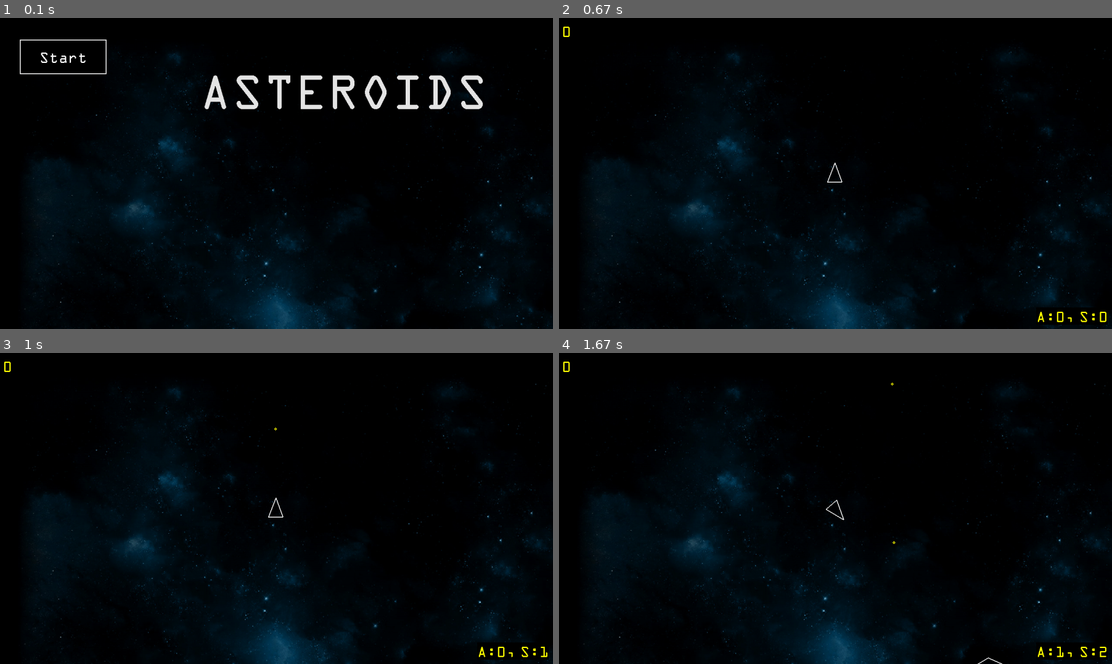
Above: before the commit, frames 1-4 (two rows, left to right).
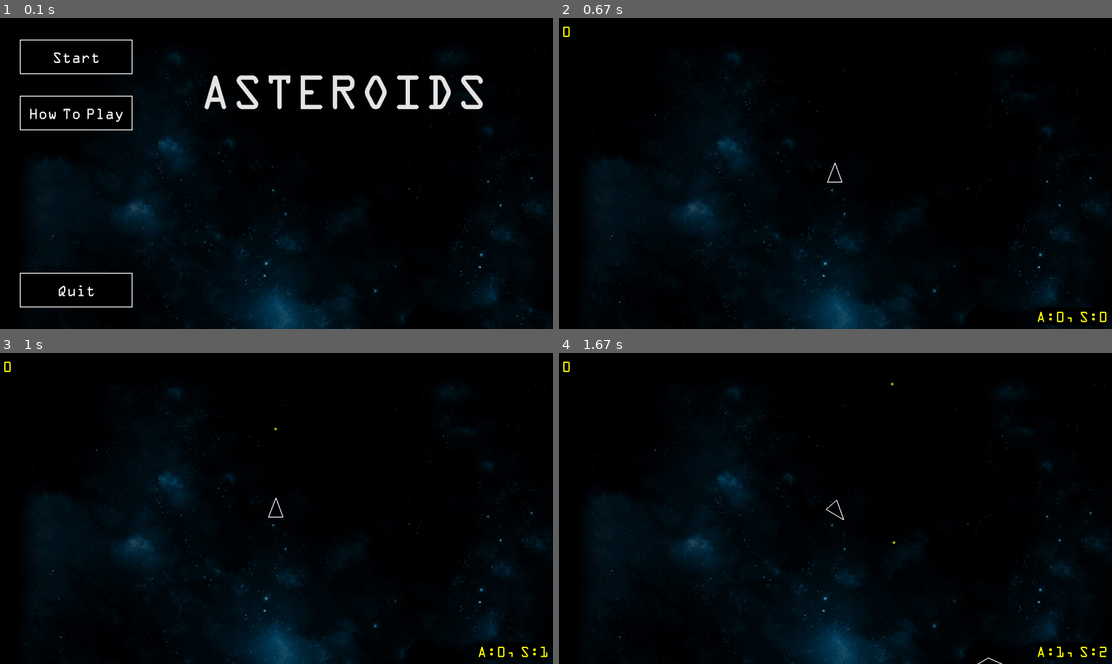
Above: after the commit, the same moments.

Repository: paulhunter/pygame-asteroids
Game: pygame game, started from main.py
The game is run twice, just before and just after one commit, with the same random seed, the same clock (stepped at 60 frames per second) and the same inputs.
Inputs:
- Up to frame 1 (0.1 s): no input
- Up to frame 2 (0.67 s): click "Start" at 0.38 s
- Up to frame 3 (1 s): tap Space at 0.67 s
- Up to frame 4 (1.67 s): hold Right 1-1.47 s; tap Space at 1.07, 1.37, 1.57 s; hold Up from 1.5 s (still down)

The runs differ from the first frame. In frame 1, 1.0% of the frame differs, in the area x 3-24%, y 6-94%; in frame 2, nothing differs; in frame 3, nothing differs; in frame 4, nothing differs.

Commit message:
WIP main menu buttons

Diff:
--- a/main.py
+++ b/main.py
@@ -37,6 +37,9 @@
     state.field.reset()
     state.player = Player(SCREEN_WIDTH / 2, SCREEN_HEIGHT / 2)
 
+def click_quit(state):
+    state.quit = True
+
 
 def main():
     print("Starting asteroids")
@@ -63,7 +66,7 @@
     # Game State Container
     state = types.SimpleNamespace()
     state.in_menu = True
-
+    state.quit = False
 
 
     # all game objects that can be updated.
@@ -92,21 +95,32 @@
     # Create the asteroid field
     state.field = AsteroidField()
 
-    # POC Button Tester
-    button = Button(50, 50, 200, 80, "Start")
-    button.onClick = lambda: click_start(state)
+    # Main Menu Buttons
+    # 130 Pixel Vertical Offsets
+    start_button = Button(50, 50, 260, 80, "Start")
+    start_button.onClick = lambda: click_start(state)
+
+    how_to_button = Button(50, 180, 260, 80, "How To Play")
+
+    quit_button = Button(50, 590, 260, 80, "Quit")
+    quit_button.onClick = lambda: click_quit(state)
 
     # Game Loop
     while True:
+        if (state.quit):
+            return
+
         events = pygame.event.get()
         for event in events:
+            # Window was closed
             if event.type == pygame.QUIT:
-                print("QUIT SIGNAL");
                 return
 
         state.updatable.update(dt)
 
-        button.update(dt, events)
+        start_button.update(dt, events)
+        how_to_button.update(dt, events)
+        quit_button.update(dt, events)
 
         for a in state.asteroids:
             if state.player and state.player.collideAsteroid(a):
@@ -120,7 +134,6 @@
                     s.kill()
 
         # Refresh the canvas
-        # screen.fill((0,0,0))
         screen.blit(bg, (0,0))
 
         # drawable.draw(screen) - Can't be used as it expects images
@@ -134,11 +147,12 @@
             asteroid_count_text = font.render(f"A:{len(state.asteroids)}, S:{len(state.shots)}", False, "yellow", "black")
             screen.blit(asteroid_count_text, (SCREEN_WIDTH - 10 - asteroid_count_text.get_width(), SCREEN_HEIGHT - 10 - asteroid_count_text.get_height()))
 
-        # WIP Button - uncomment for testing
         if (state.in_menu) :
-            button.draw(screen, font)
+            start_button.draw(screen, font)
+            how_to_button.draw(screen, font)
+            quit_button.draw(screen, font)
+
             screen.blit(title, (SCREEN_WIDTH - title.get_width() - 150, 100))
-
 
         pygame.display.flip()
 
